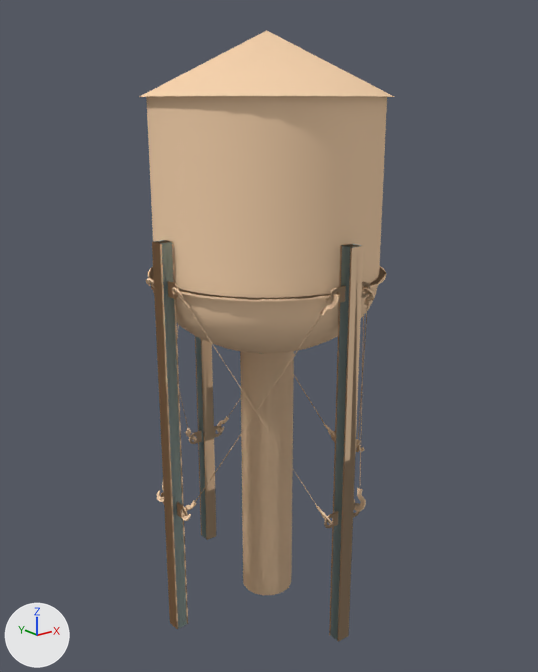
Two versions of the Blender file src/props_trainyard/metal_watertower001.blend, one commit apart.
Both versions are drawn from a camera (50 mm lens) standing at (-1049.0, -1319.0, 1200.0) and looking at (4.0, -3.0, 673.0). The lights are fixed; the arrows at lower left show +X, +Y and +Z. Objects named as collision shapes, trigger or cutter boxes, shadow casters or lower levels of detail are left out.

In view in the first picture: 'metal_watertower001_physics', 'metal_watertower001_reference', 'metal_watertower001_reference_lod1'.
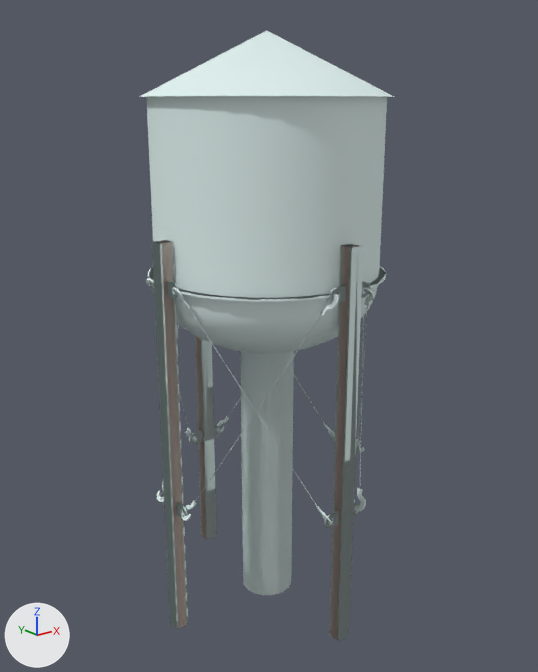
Diff of the bpy script that builds the scene:
```diff
--- a/src/props_trainyard/metal_watertower001.blend.py
+++ b/src/props_trainyard/metal_watertower001.blend.py
@@ mat_metal_watertower001 @@
 mat_metal_watertower001 = diffuse_material('metal_watertower001')
-mat_metal_watertower001.base_color = (0.931, 0.655, 0.424)  # beige #f7d4ae
+mat_metal_watertower001.base_color = (0.743, 0.875, 0.857)  # white #e0f0ee
```

Location of each change, (x1, y1, x2, y2) in pixels of the pictures (538 x 672 px):
'metal_watertower001_reference', recoloured (beige to white)
    both: (139, 30, 394, 641)
'metal_watertower001_reference_lod1', recoloured
    both: (145, 96, 388, 528)
